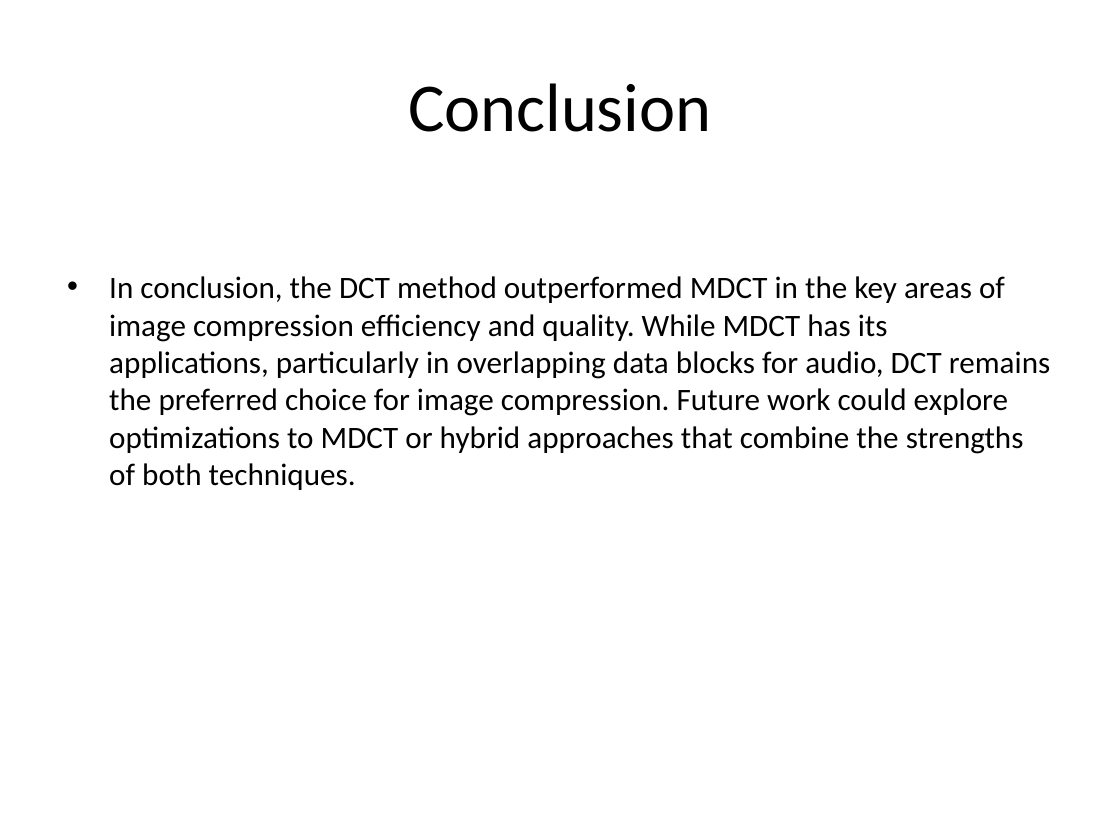
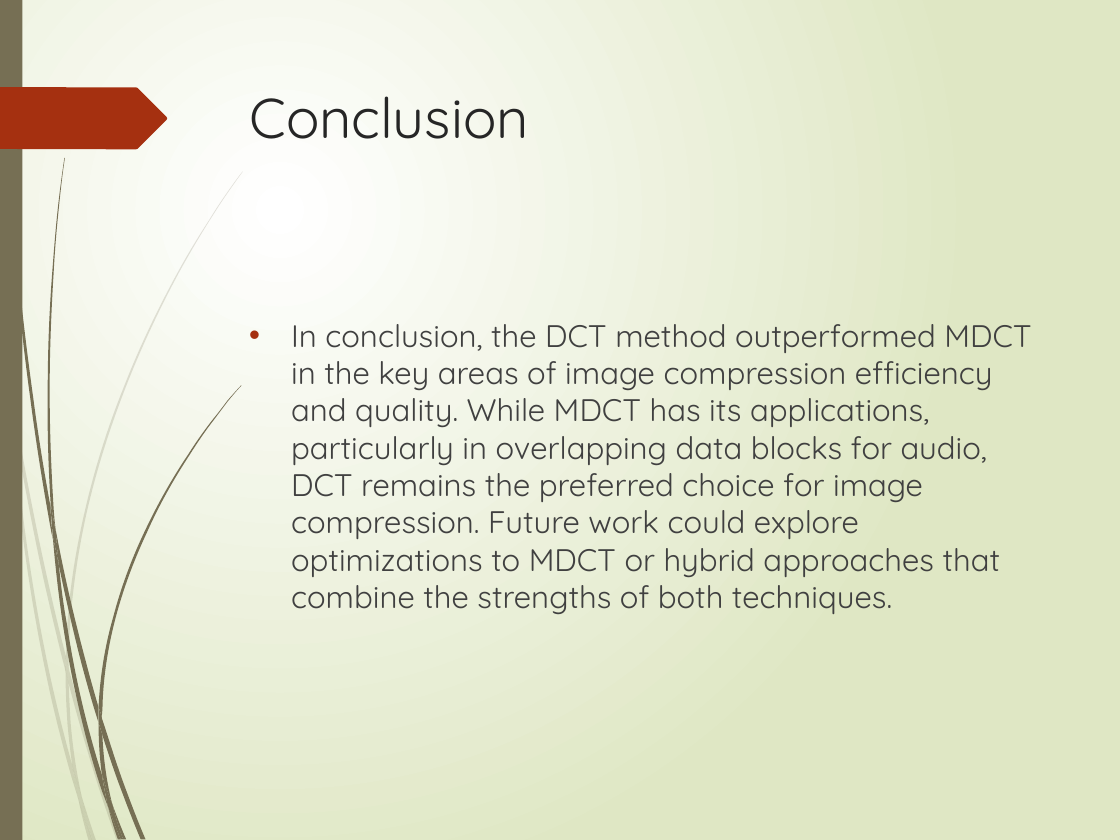
Before and after one commit to SheikhMuhammadMujtaba/Image-Compression-Using-MDCT, a slide deck: slide 14 of presentation.pptx (slide 9 before the commit). Drawn at 1120x840 pixels with LibreOffice and Linux fonts; fonts in the diff are those of the drawing. Boxes give left, top, right and bottom in pixels: in the first picture for what was removed or moved away, otherwise in the second. Text is boxed around its words. In the diff, an @@ line names an element or a change of style, - is before the commit and + after.

```diff
--- a/presentation.pptx
+++ b/presentation.pptx
@@ background #FFFFFF to gradient #FFFFFF to #DFE8C4 @@
@@ rectangle added at [0, 0, 22, 840], fill #766F54 @@
@@ freeform shape added at [0, 87, 167, 150], fill #A53010 @@
@@ title "Conclusion": place and size @@
-title "Conclusion" at [408, 83, 711, 132]
+title "Conclusion" at [249, 96, 528, 139]
@@ title "Conclusion" at [249, 96, 528, 139]: size 44 to 36 pt, font Calibri to Quicksand, text colour #000000 to #262626; alignment centre to left; vertical alignment middle to top @@
@@ text "In conclusion, the DCT method ...": place and size @@
-text "In conclusion, the DCT method ..." at [109, 276, 1050, 490]
+text "In conclusion, the DCT method ..." at [291, 324, 1031, 614]
@@ text "In conclusion, the DCT method ..." at [291, 324, 1031, 614]: font Calibri to Quicksand, text colour #000000 to #404040; more space between paragraphs @@
@@ group added at [0, 171, 243, 840]: 10 freeform shapes @@
@@ group added at [2, 0, 242, 840]: 12 freeform shapes @@
```
Also in this commit, not shown: 7 other slides changed, 6 slides added, 1 slide removed.
